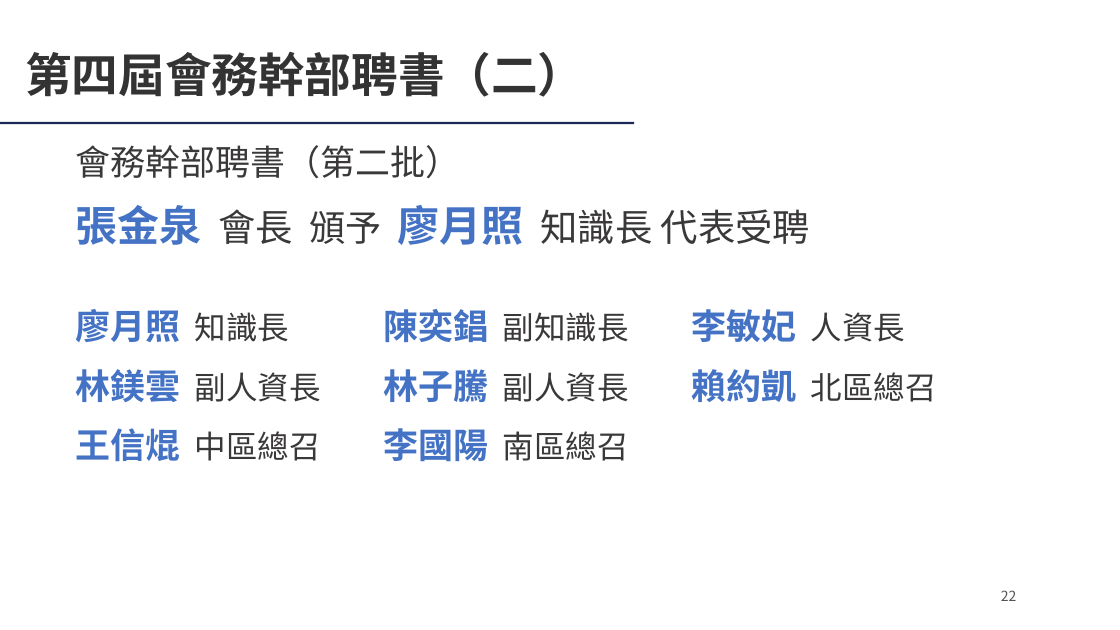
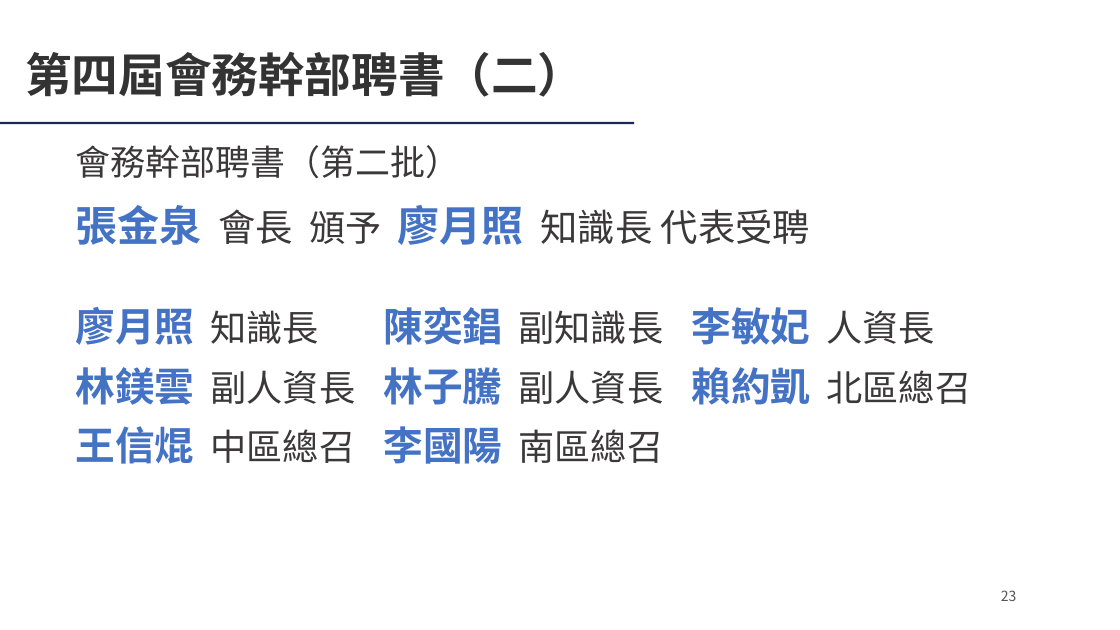
Before and after one commit to Ericliang680928/IAA, a slide deck: slide 23 of 20261204/agm/IAA會員大會簡報_20261204.pptx (slide 22 before the commit). Drawn at 1120x630 pixels with LibreOffice and Linux fonts; fonts in the diff are those of the drawing; background and template pictures are left out. Boxes give left, top, right and bottom in pixels: in the first picture for what was removed or moved away, otherwise in the second. Text is boxed around its words. In the diff, an @@ line names an element or a change of style, - is before the commit and + after.

```diff
--- a/20261204/agm/IAA會員大會簡報_20261204.pptx
+++ b/20261204/agm/IAA會員大會簡報_20261204.pptx
@@ text "廖月照 知識長" at bbox=[76, 307, 319, 345]: size 30 to 34 pt in "廖月照"; size 27 to 31 pt in "知識長" @@
@@ text "陳奕錩 副知識長" at bbox=[384, 307, 664, 345]: size 30 to 34 pt in "陳奕錩"; size 27 to 31 pt in "副知識長" @@
@@ text "李敏妃 人資長" at bbox=[692, 307, 935, 345]: size 30 to 34 pt in "李敏妃"; size 27 to 31 pt in "人資長" @@
@@ text "林鎂雲 副人資長" at bbox=[76, 367, 356, 405]: size 30 to 34 pt in "林鎂雲"; size 27 to 31 pt in "副人資長" @@
@@ text "林子騰 副人資長" at bbox=[384, 367, 664, 405]: size 30 to 34 pt in "林子騰"; size 27 to 31 pt in "副人資長" @@
@@ text "賴約凱 北區總召" at bbox=[692, 367, 972, 405]: size 30 to 34 pt in "賴約凱"; size 27 to 31 pt in "北區總召" @@
@@ text "王信焜 中區總召" at bbox=[76, 426, 356, 464]: size 30 to 34 pt in "王信焜"; size 27 to 31 pt in "中區總召" @@
@@ text "李國陽 南區總召" at bbox=[384, 426, 664, 464]: size 30 to 34 pt in "李國陽"; size 27 to 31 pt in "南區總召" @@
@@ page number at bbox=[1001, 590, 1017, 601]: text changed @@
-22
+23
```
Also in this commit, not shown: 10 other slides changed, 1 slide added, 3 other files.
